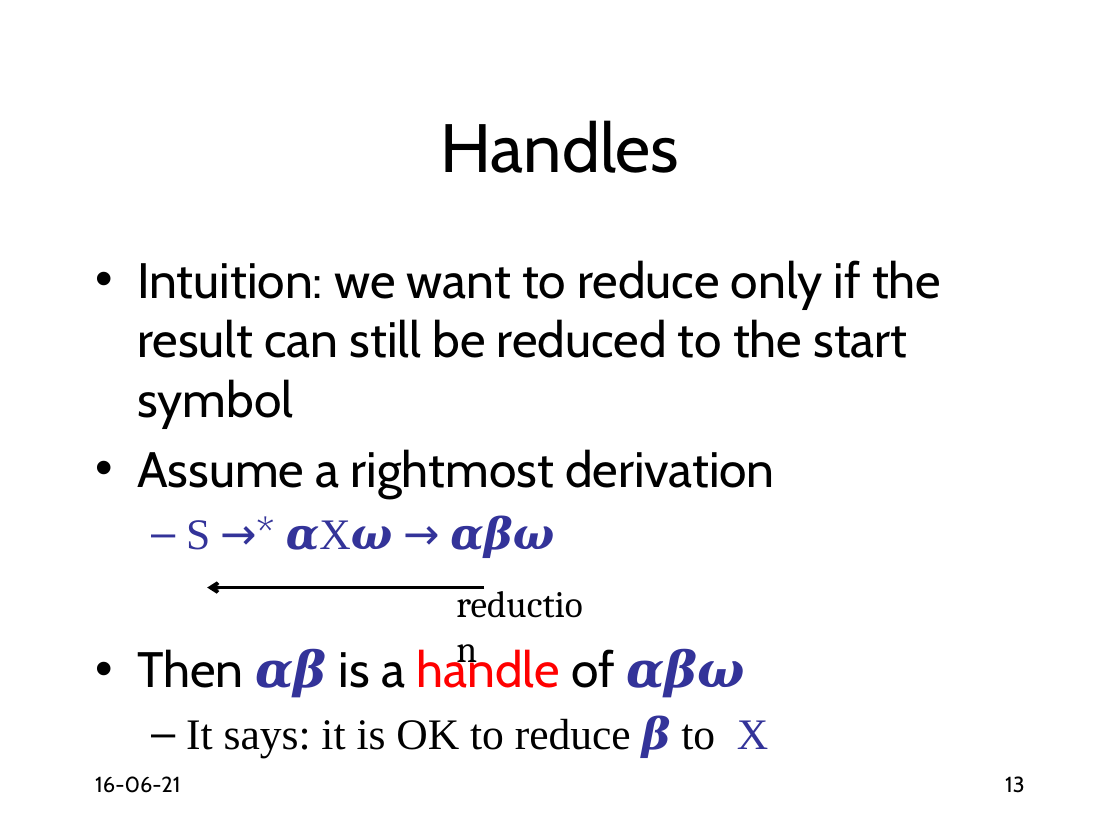
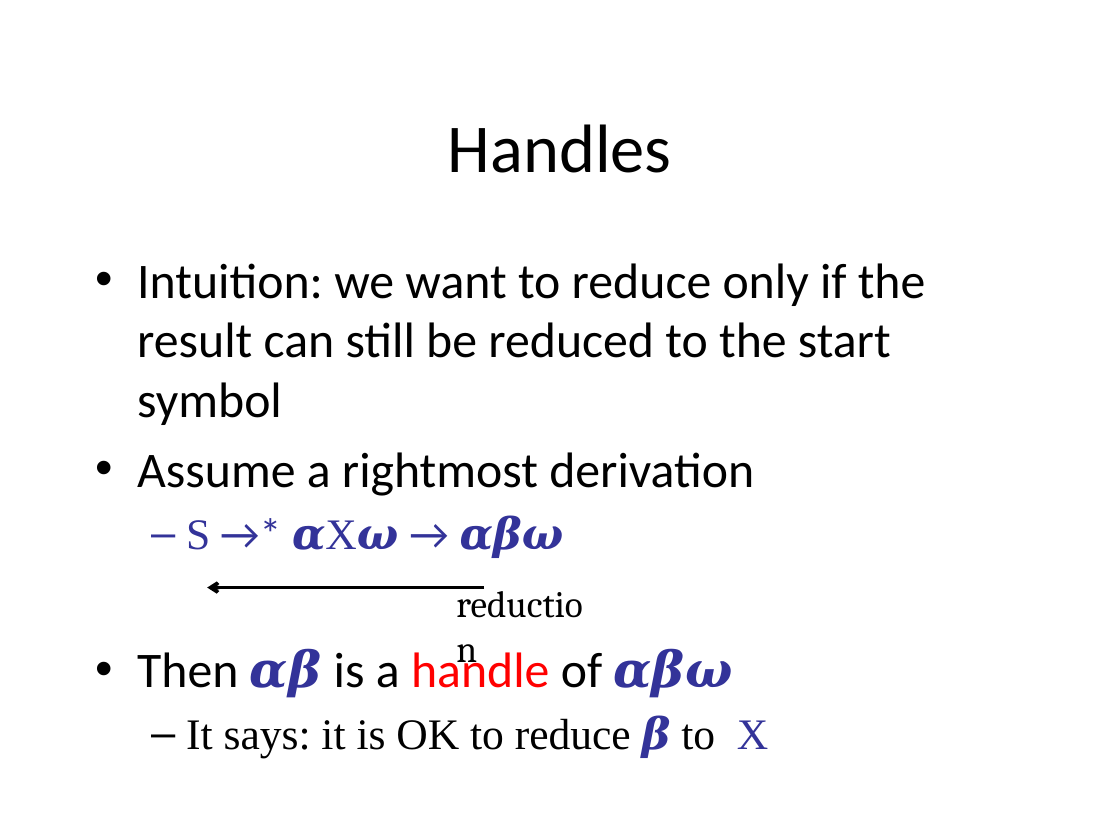
Before and after one commit to anoopsarkar/compilers-class, a slide deck: slide 13 of assets/ppt/parsing/lr1-shift-reduce-parsing.pptx. Drawn at 1120x840 pixels with LibreOffice and Linux fonts; fonts in the diff are those of the drawing. Boxes give left, top, right and bottom in pixels: in the first picture for what was removed or moved away, otherwise in the second. Text is boxed around its words. In the diff, an @@ line names an element or a change of style, - is before the commit and + after.

```diff
--- a/assets/ppt/parsing/lr1-shift-reduce-parsing.pptx
+++ b/assets/ppt/parsing/lr1-shift-reduce-parsing.pptx
@@ title "Handles" at box(448, 124, 672, 173): font Cabin to Calibri @@
@@ text at box(137, 263, 926, 698): font Cabin to Calibri in "Intuition: we want to reduce only if ...", "Assume a rightmost derivation", "→* →", "Then is a handle of" @@
@@ text removed at box(95, 776, 180, 793) @@
-16-06-21
@@ page number removed at box(1005, 776, 1025, 793) @@
-13
```
Also in this commit, not shown: 15 other slides changed, 2 other files.
